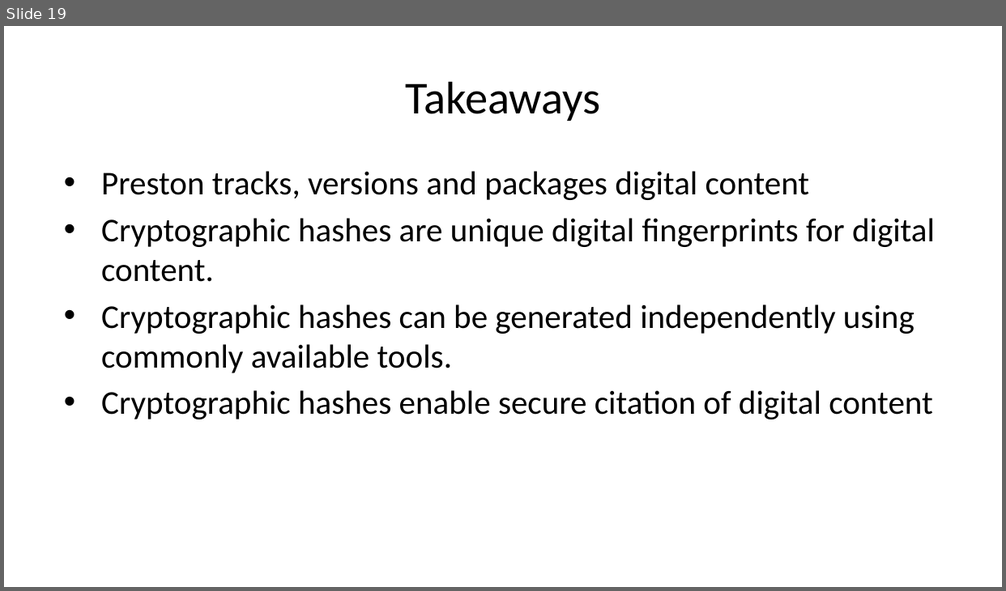
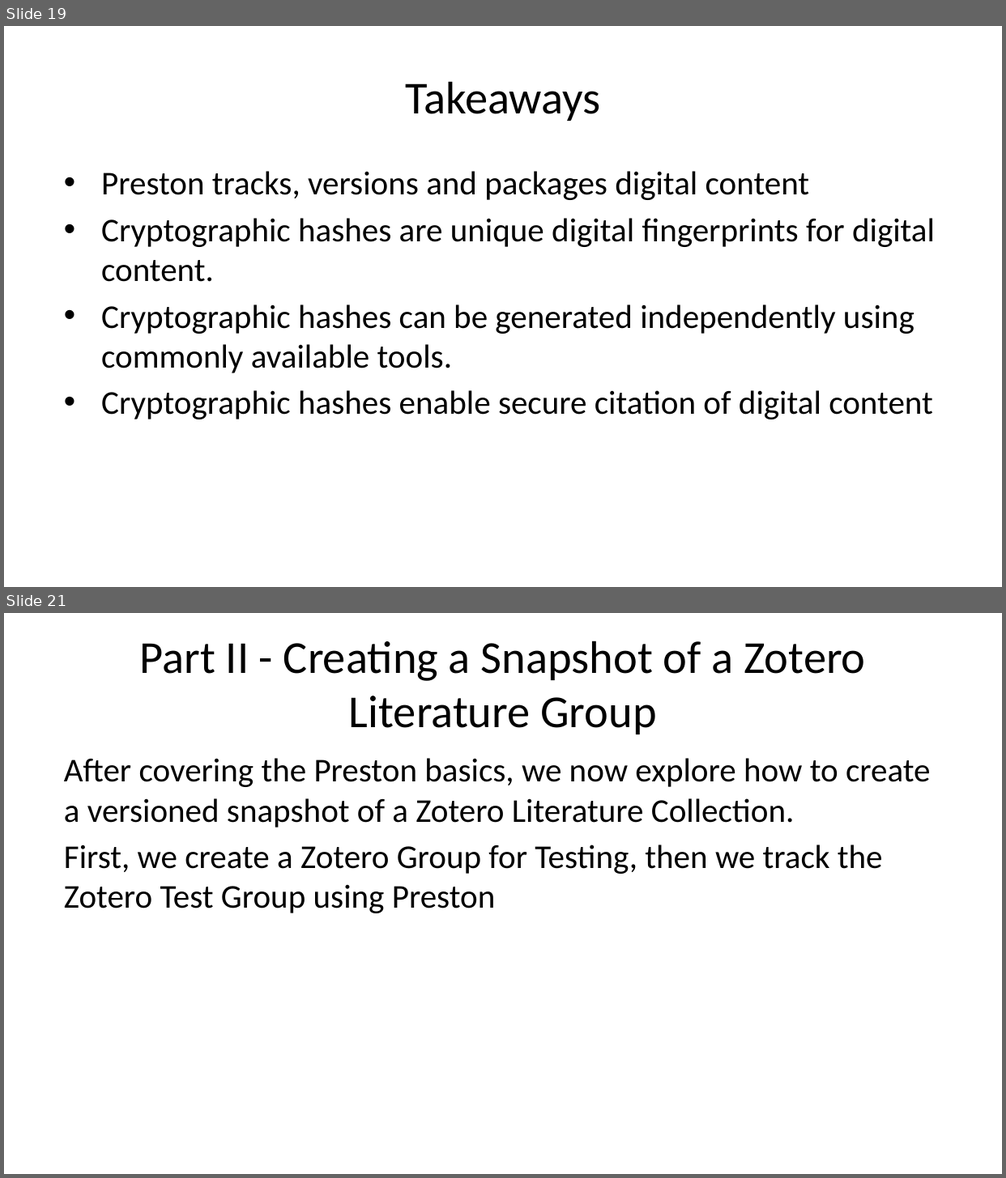
Before and after one commit to bat-literature/bat-literature.github.io, a slide deck: workshop.pptx. Shown one above the other, each under a label of ours: slide 19 before the commit, slides 19 and 21 after it; the slides between them are not shown. The pictures are 1006x591 and 1006x1178 pixels, drawn with LibreOffice and Linux fonts; fonts in the diff are those of the drawing. Boxes give left, top, right and bottom in pixels: in the first picture for what was removed or moved away, otherwise in the second. Text is boxed around its words. In the diff, an @@ line names an element or a change of style, - is before the commit and + after.

```diff
--- a/workshop.pptx
+++ b/workshop.pptx
@@ slide 21 added at (4, 613, 1002, 1174), background #FFFFFF @@
@@ title added at (140, 641, 865, 735), 33 pt, text #000000 @@
+Part II - Creating a Snapshot of a Zotero Literature Group
@@ text added at (64, 758, 931, 914), 24 pt, text #000000 @@
+After covering the Preston basics, we now explore how to create a versioned snapshot of a Zotero Literature Collection.
+First, we create a Zotero Group for Testing, then we track the Zotero Test Group using Preston
```
Also in this commit, not shown: 13 slides changed, 5 other slides added, 3 other files.
